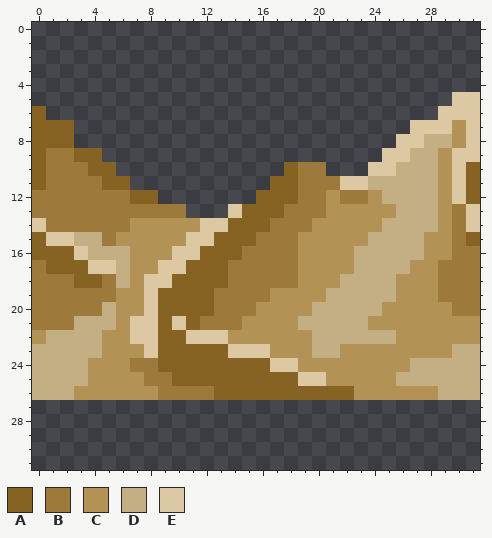
Two states of a pixel-art sprite, public/assets/dunes-mid.png. The picture above is the old version.
The file is 32x32 pixels. Colours within 5 levels of each other are drawn and written as one.
Palette (. is transparent): A #866323  B #9e793c  C #b39255  D #c4ae83  E #dcc9a3
Pixels before, first column x 0:
 5 ..............................EE
 6 A............................EEE
 7 AAA........................EEECE
 8 AAA.......................EEDDCE
 9 ABBAA....................EEDDCEE
10 ABBBAA............ABB...EEDDDCEA
11 ABBBBAA..........AABBBEEDDDDDCEA
12 BBBBBBBAA.......AAABBCBBCDDDDCEA
13 BBBBBBBBBBB...EAAABBBCCCCCDDDCBE
14 EBBBBBBCCCCCEEAAABBBCCCCCDDDDCBE
15 AEEDDBCCCCCEEAAABBBCCCCCDDDDCCBA
16 AAAEDDDCCCEEAAABBBBCCCCDDDDDCCBB
17 BAAAEEDCCEEAAABBBBBCCCCDDDDCCBBB
18 BBBAABDCEEAAAABBBBBCCCDDDDCCCBBB
19 BBBBBBCCEAAAABBBBCCCCDDDDDCCCBBB
20 BBBBBDCCEAAAABBBCCCCDDDDDCCCCCBB
21 BBBDDDCEEAEABBBCCCCDDDDDCCCCCCCC
22 CDDDDCCEEAAEEECCCCCCDDDDDDCCCCCC
23 DDDDDCCCEAAAAAEEECCCDDCCCCCCCCDD
24 DDDDCCCBBAAAAAAAAEECCCCCCCCDDDDD
25 DDDDCCCCBBAAAAAAAAAEECCCCCDDDDDD
26 DDDCCCCCCBBBBAAAAAAAAAACCCCCCDDD
After the commit:
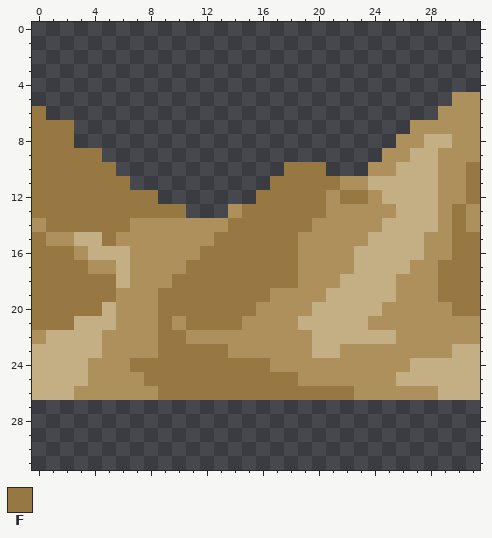
Colours new in this view: F #987842
Diff:
colour C: #b39255 -> #ad905b
Changed rows in their new state; - is a pixel that keeps its letter.
first column x 0:
 5 ------------------------------CC
 6 F----------------------------CCC
 7 FFF------------------------CCC-C
 8 FFF-----------------------CC---C
 9 FFFFF--------------------CC---CC
10 FFFFFF------------FFF---CC----CF
11 FFFFFFF----------FFFFFCC------CF
12 FFFFFFFFF-------FFFFF-FF------CF
13 FFFFFFFFFFF---CFFFFFF---------FC
14 CFFFFFF-----CCFFFFFF----------FC
15 FCC--F-----CCFFFFFF-----------FF
16 FFFC------CCFFFFFFF-----------FF
17 FFFFCC---CCFFFFFFFF----------FFF
18 FFFFFF--CCFFFFFFFFF----------FFF
19 FFFFFF--CFFFFFFFF------------FFF
20 FFFFF---CFFFFFFF--------------FF
21 FFF----CCFCFFFF-----------------
22 -------CCFFCCC------------------
23 --------CFFFFFCCC---------------
24 -------FFFFFFFFFFCC-------------
25 --------FFFFFFFFFFFCC-----------
26 ---------FFFFFFFFFFFFFF---------
